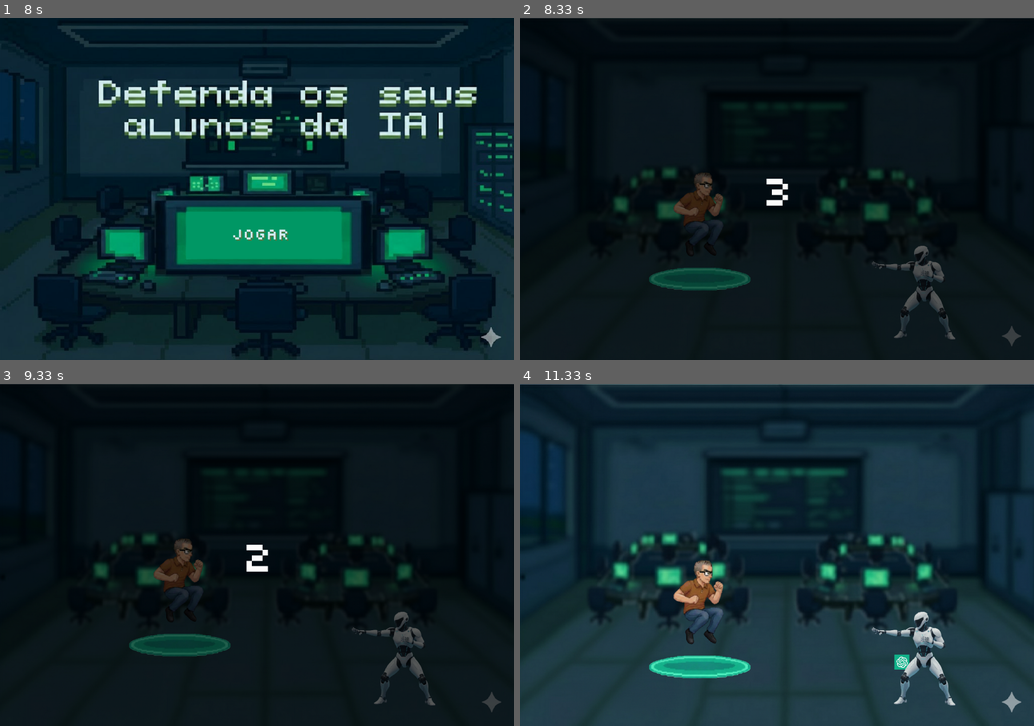
Above: before the commit, frames 1-4 (two rows, left to right).
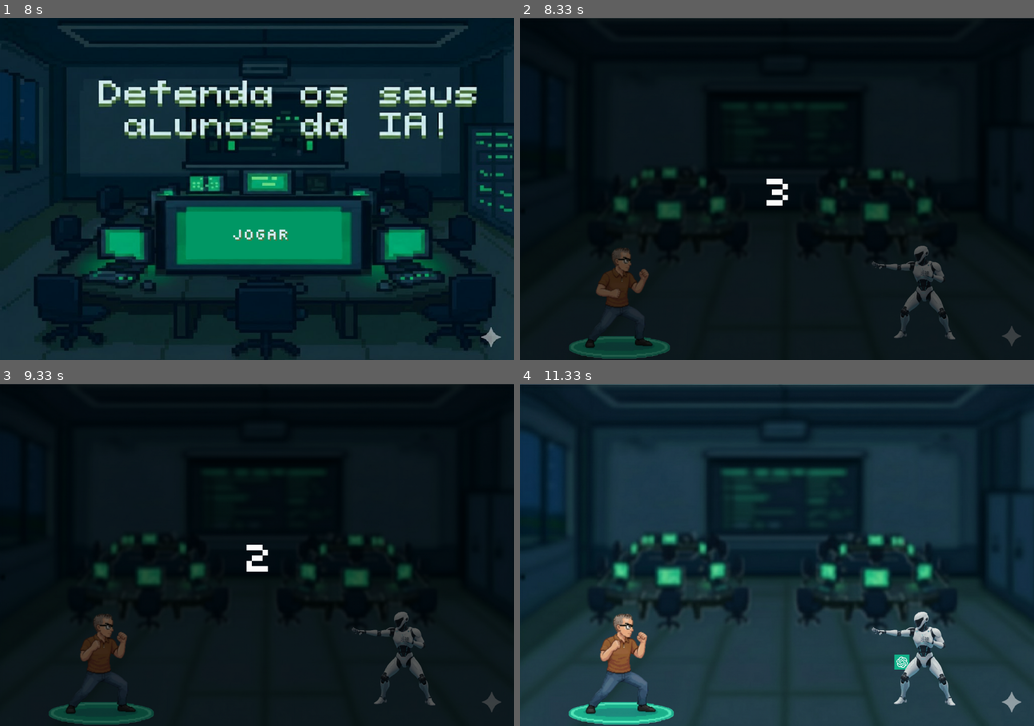
Above: after the commit, the same moments.

Repository: Gabriel-Henrique-2009/Trabalho_PyGames
Game: pygame game, started from Trabalho_PyGames/sistemadetiro.py
Same seed, same stepped clock (60 frames per second), same inputs: the game is played once before the commit and once after it.
Inputs (mouse positions are in pixels of both pictures, inside the frame that each line leads up to):
- Up to frame 1 (8 s): click "Jogar" at 0.38 s; click (185, 117) at 3.72 s; hold Right 4-4.47 s; tap Space at 4.07, 4.37, 4.57, 4.87, 5.07, 5.37, 5.63, 5.93, 6.07, 6.37, 6.73, 7.03, 7.23, 7.53 s; hold Right 4.5-4.97 s; hold Left 5-5.53 s; hold Left 5.57-5.97 s; hold Right 6-6.63 s; hold Left 6.67-7.13 s; hold Right 7.17-7.63 s
- Up to frame 2 (8.33 s): click "Jogar" at 8.22 s
- Up to frame 3 (9.33 s): no input
- Up to frame 4 (11.33 s): no input

Frame 1 is identical in both runs. In frame 2, 3.7% of the frame differs, in the area x 9-45%, y 45-100%; in frame 3, 3.8%; in frame 4, 4.5%, in the area x 9-45%, y 51-100%.

Commit message:
Arrumando o reset da posição do jogador.

Diff:
--- a/Trabalho_PyGames/sistemadetiro.py
+++ b/Trabalho_PyGames/sistemadetiro.py
@@ -167,6 +167,11 @@
                     contagem = 3
                     vida_teste_5 = 0
                     vida_player = 3
+                    player_rect.x = 100
+                    player_rect.y = 800 - player_rect.height
+                    pulando = False
+                    player_velocidade_y = 0
+                    virado_para_esquerda = False
                     armazenar_tiro.clear()
                     armazenar_tiro_boss.clear()
             elif estado_jogo == "JOGANDO":
